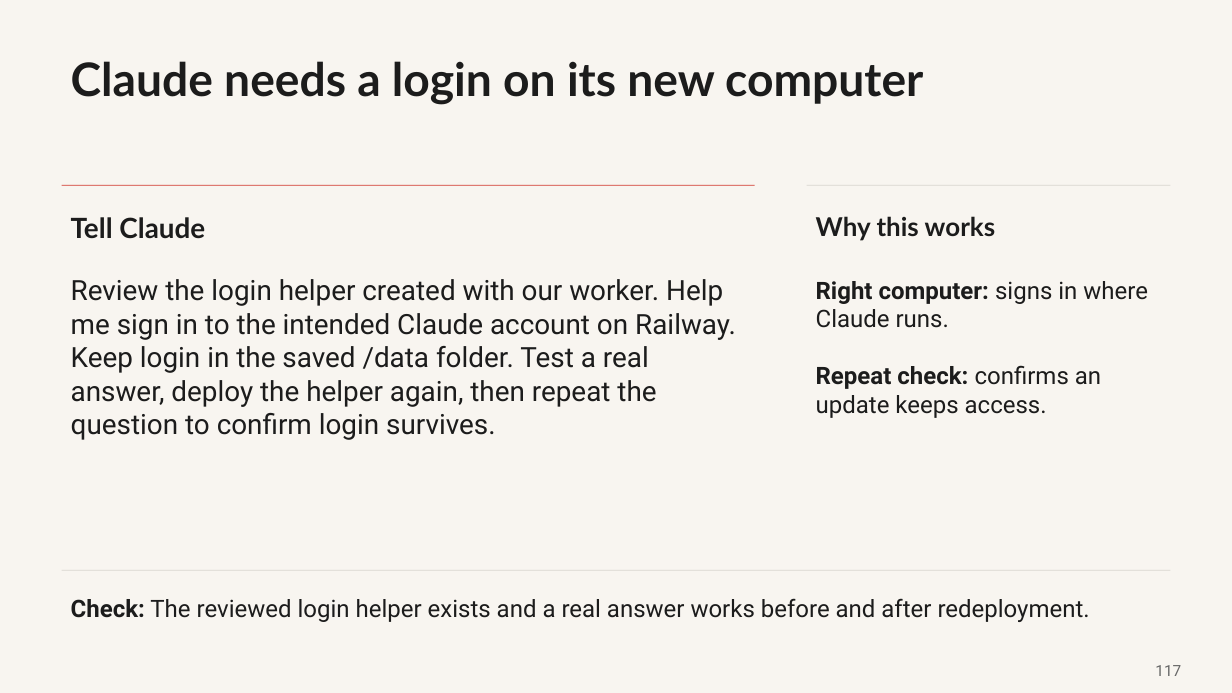
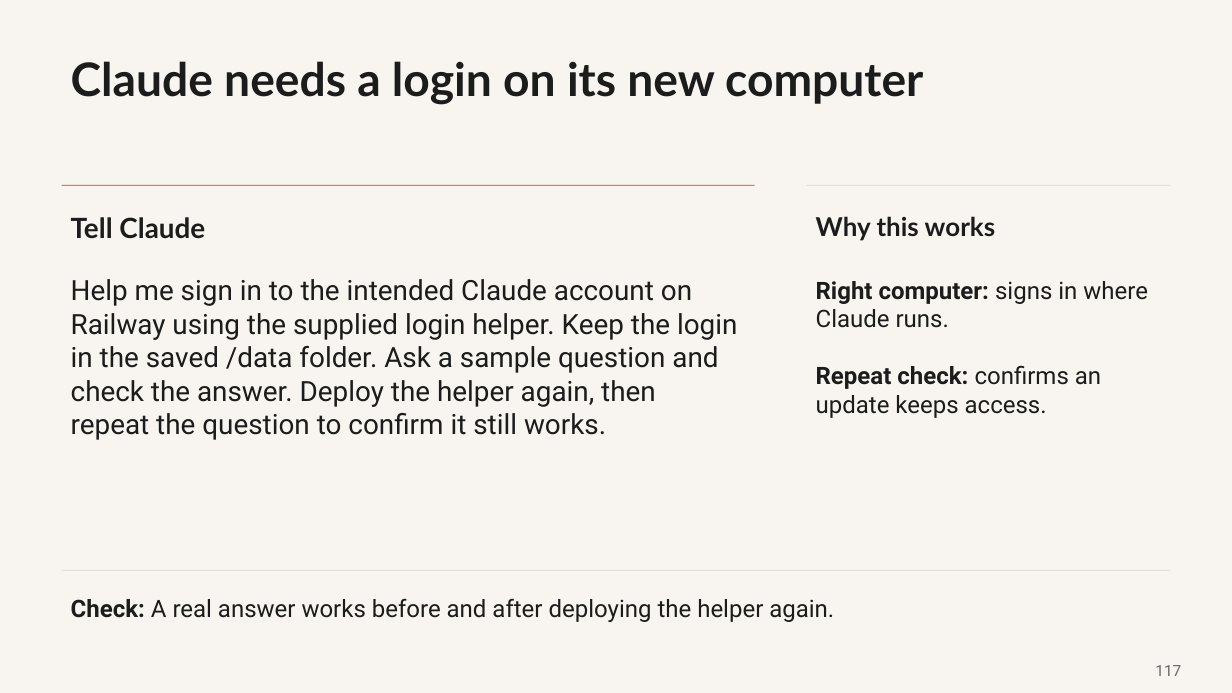
Before and after one commit to promptadvisers/claude-code-next-steps, a slide deck: slide 117 of slides/ClientDesk_Course_End_to_End.pptx. Drawn at 1232x693 pixels with LibreOffice and Linux fonts; fonts in the diff are those of the drawing. Boxes give left, top, right and bottom in pixels: in the first picture for what was removed or moved away, otherwise in the second. Text is boxed around its words. In the diff, an @@ line names an element or a change of style, - is before the commit and + after.

```diff
--- a/slides/ClientDesk_Course_End_to_End.pptx
+++ b/slides/ClientDesk_Course_End_to_End.pptx
@@ text at box(71, 279, 737, 440): text changed @@
-Review the login helper created with our worker. Help me sign in to the intended Claude account on Railway. Keep login in the saved /data folder. Test a real answer, deploy the helper again, then repeat the question to confirm login survives.
+Help me sign in to the intended Claude account on Railway using the supplied login helper. Keep the login in the saved /data folder. Ask a sample question and check the answer. Deploy the helper again, then repeat the question to confirm it still works.
@@ text at box(71, 598, 834, 622): text changed @@
-Check: The reviewed login helper exists and a real answer works before and after redeployment.
+Check: A real answer works before and after deploying the helper again.
```
Also in this commit, not shown: 11 other slides changed, 3 other files.
